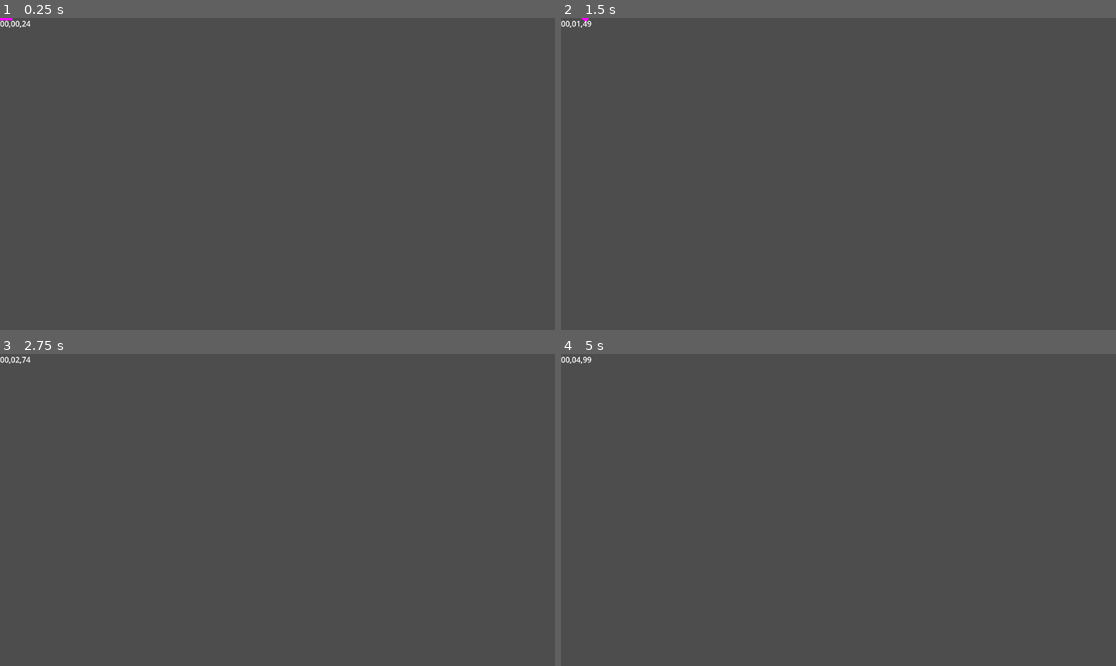
Above: before the commit, frames 1-4 (two rows, left to right).
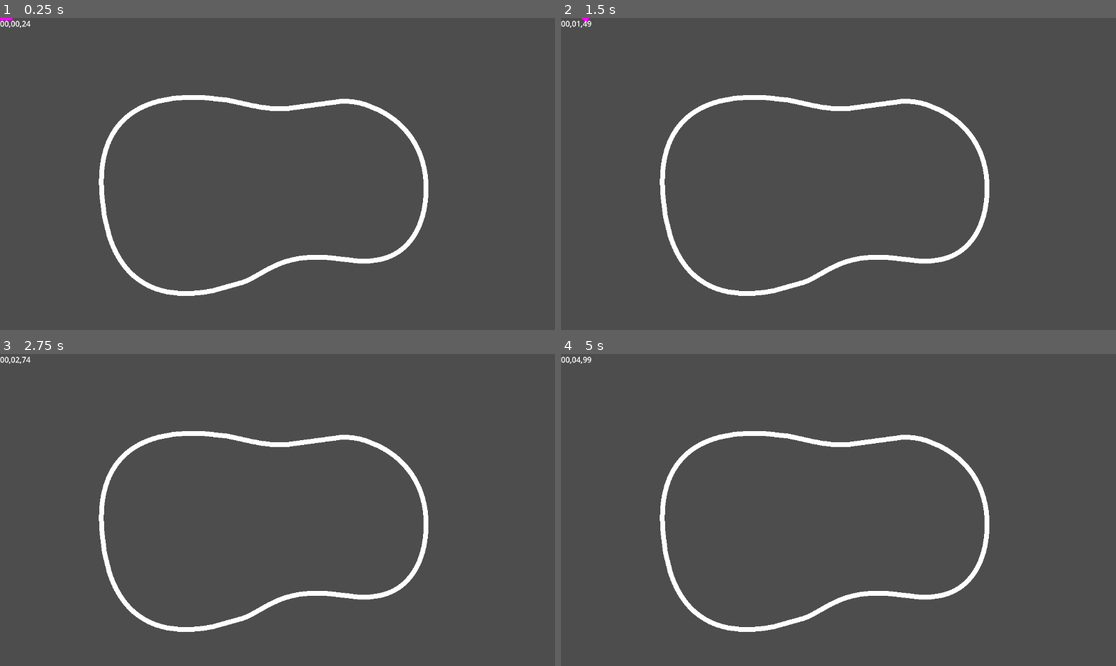
Above: after the commit, the same moments.

Repository: Timjb4235/three-brothers
Game: Godot game, scene res://scenes/main.tscn
The game is run twice, just before and just after one commit, with the same random seed, the same clock (stepped at 60 frames per second) and the same inputs.
Inputs:
- Up to frame 1 (0.25 s): no input
- Up to frame 2 (1.5 s): hold Right (right) 0.53-1.28 s; hold Down (down) from 1.28 s (still down)
- Up to frame 3 (2.75 s): release Down (down) at 2.03 s; hold Right (right) from 2.03 s (still down)
- Up to frame 4 (5 s): release Right (right) at 2.78 s; hold Up (up) 2.78-3.53 s; hold A (left) from 3.53 s (still down)

The runs differ from the first frame. In frame 1, 2.6% of the frame differs, in the area x 17-78%, y 24-90%; in frame 2, 2.6%; in frame 3, 2.6%; in frame 4, 2.6%.

Commit message:
Add racetrack visualisation

Diff:
--- a/scripts/racetrack.gd
+++ b/scripts/racetrack.gd
@@ -1,18 +1,61 @@
 extends Node
 
-var _path
-var _curve_points
+# Width of the track, in pixels
+const TRACK_WIDTH: float = 100
+
+# A reference to the Path2D node that defines the racetrack curve.
+@onready var _path: Path2D = get_node("Path2D")
+
+# An array of tessellated curve points (these are more dense where the track curves).
+var _tessellated_curve_points: PackedVector2Array
+
+# An array of baked curve points.
+# These are a fixed distance apart, based on the curve's bake_interval.
+# Each point `p` is a Transform with the following data:
+# - p.x: sideways vector
+# - p.y: forward vector
+# - p.get_origin(): position
+# - p.get_rotation: rotation
+var _baked_curve_points: Array
+
+# Curve that defines the inner wall of the track.
+var _inner_curve := Curve2D.new()
+
+# Curve that defines the outer wall of the track.
+var _outer_curve := Curve2D.new()
+
+# Line used to visualise the track
+var _track_line := Line2D.new()
 
 func _ready():
-	_path = get_node("Path2D")
 	rebuild_track()
-
-	# TMP
-	for i in _curve_points.size():
-		print(_curve_points[i])
+	add_child(_track_line)
 
 func _process(delta):
 	pass
 
 func rebuild_track():
-	_curve_points = _path.curve.tessellate()
+	# Clear previous data
+	_baked_curve_points.clear()
+	_inner_curve.clear_points()
+	_outer_curve.clear_points()
+	_track_line.clear_points()
+
+	# Generate tessellated points
+	_tessellated_curve_points = _path.curve.tessellate()
+
+	# Generate baked curve and inner/outer curves
+	for offset in range(0, _path.curve.get_baked_length(), _path.curve.bake_interval):
+		var point_at_offset := _path.curve.sample_baked_with_rotation(offset)
+		_baked_curve_points.append(point_at_offset)
+
+		# Define the inner and outer walls by following the normal in both directions
+		var inner_point = point_at_offset.get_origin() - point_at_offset.y * (TRACK_WIDTH / 2)
+		var outer_point = point_at_offset.get_origin() + point_at_offset.y * (TRACK_WIDTH / 2)
+		_inner_curve.add_point(inner_point)
+		_outer_curve.add_point(outer_point)
+
+	# Create central line
+	for i in _tessellated_curve_points.size():
+		var this_point = _tessellated_curve_points[i];
+		_track_line.add_point(this_point)
